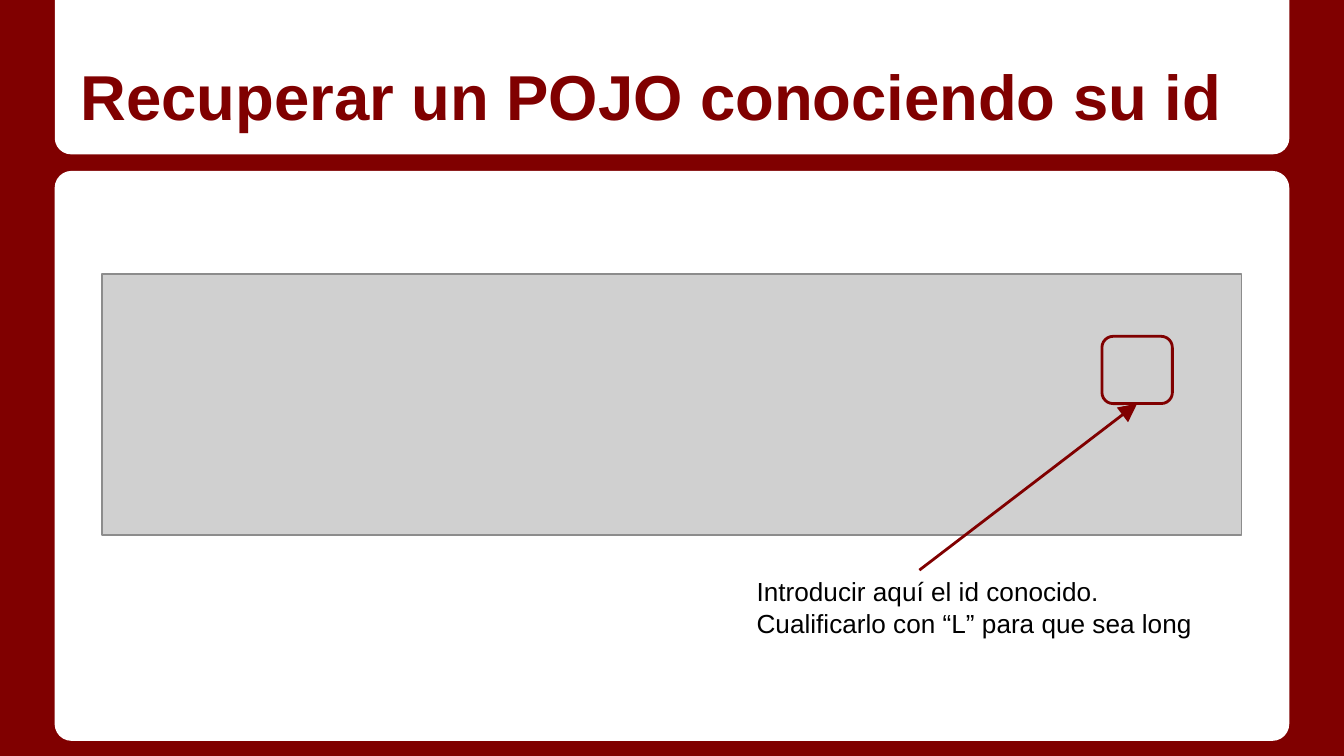
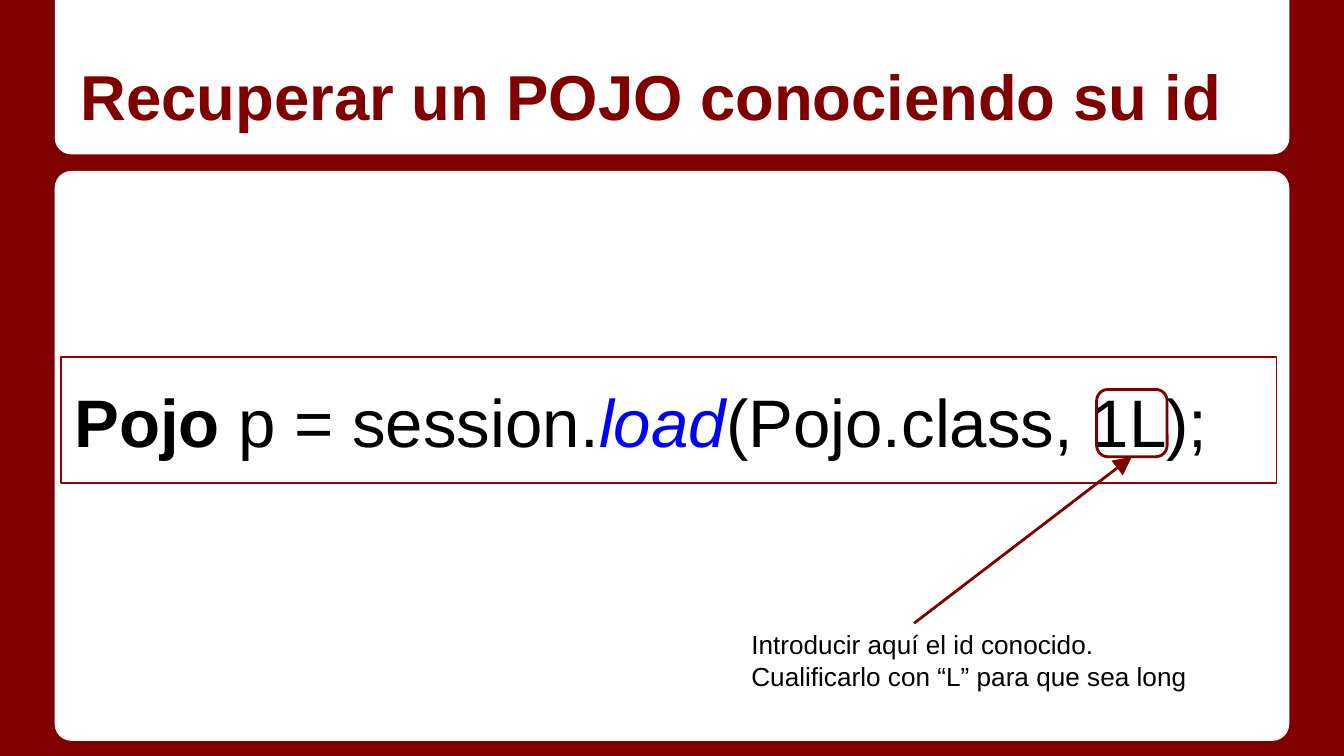
Before and after one commit to Gmuela/Apuntes, a slide deck: slide 10 of Servidor/Temas/2_1 - Persistencia con Hibernate.pptx (slide 9 before the commit). Drawn at 1344x756 pixels with LibreOffice and Linux fonts; fonts in the diff are those of the drawing; grey boxes stand for pictures. Boxes give left, top, right and bottom in pixels: in the first picture for what was removed or moved away, otherwise in the second. Text is boxed around its words. In the diff, an @@ line names an element or a change of style, - is before the commit and + after.

```diff
--- a/Servidor/Temas/2_1 - Persistencia con Hibernate.pptx
+++ b/Servidor/Temas/2_1 - Persistencia con Hibernate.pptx
@@ picture removed at (x1=102, y1=274, x2=1242, y2=535) @@
@@ rectangle added at (x1=60, y1=358, x2=1277, y2=484), outline #980000 0.75 pt, 36 pt, text #000000 @@
+Pojo p = session.load(Pojo.class, 1L);
@@ 1 text, 1 rounded rectangle, 1 arrow moved together from (x1=757, y1=336, x2=1191, y2=638) to (x1=751, y1=390, x2=1186, y2=692) @@
```
Also in this commit, not shown: 5 other slides changed, 2 slides added, 1 other file.
